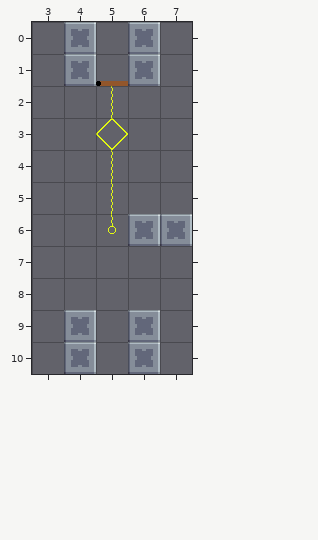
Level history. Tiled map (JSON): Assets/Level_Editor/TileMap/Room_63.tmj. That is the earlier state.
Cells are 32x32 px. Shown: x 3..7, y 0..10.
Once edited:
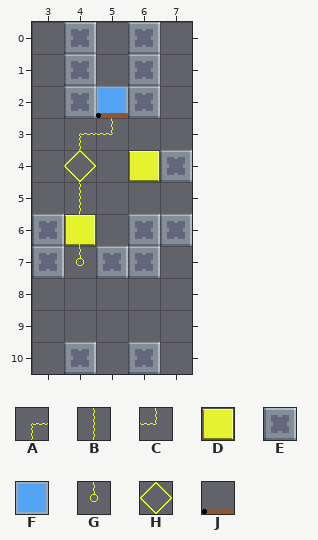
Key: from "tileSet": A 5, B 15, C 27, D 32, E 33, F 45, G 47, H 71, J 83.
_ is an empty cell.
The exact change:
Layer "Blocks":
There is now tile D in row 4 at x 6; in row 6 at x 4.
There is now tile E in row 2 at x 4 and 6; in row 4 at x 7; in row 6 at x 3; in row 7 at x 3 and 5 to 6.
There is now tile F in row 2 at x 5.
The tile that lay hidden is gone in row 9 at x 6.
Tile E is gone in row 9 at x 4.
Layer "Overlap":
There is now tile A in row 3 at x 4.
There is now tile B in rows 5 to 6 at x 4.
The edit turns tile H into tile C in row 3 at x 5.
There is now tile G in row 7 at x 4.
There is now tile H in row 4 at x 4.
The edit turns tile B into tile J in row 2 at x 5.
Tile B is gone in rows 4 to 5 at x 5.
Tile E is gone in row 9 at x 6.
Tile G is gone in row 6 at x 5.
Tile J is gone in row 1 at x 5.
Pixel boxes of the changes (left, top, right, bottom) in both pictures:
changed: (32, 81, 192, 278)
removed: (64, 310, 96, 342)
removed: (128, 310, 160, 342)
